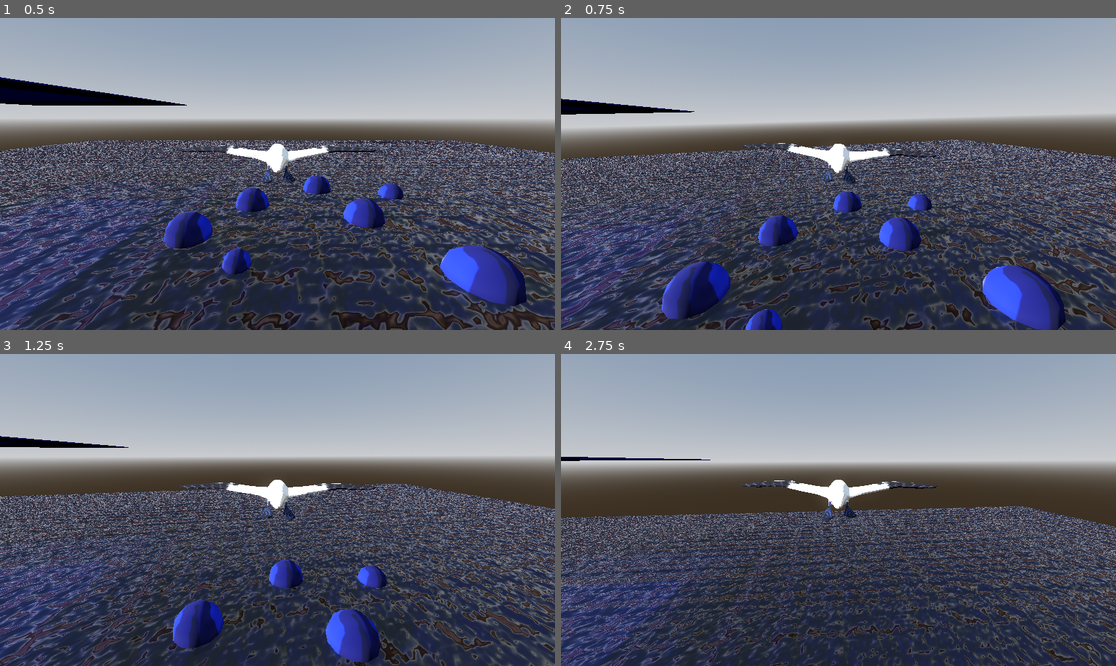
Above: before the commit, frames 1-4 (two rows, left to right).
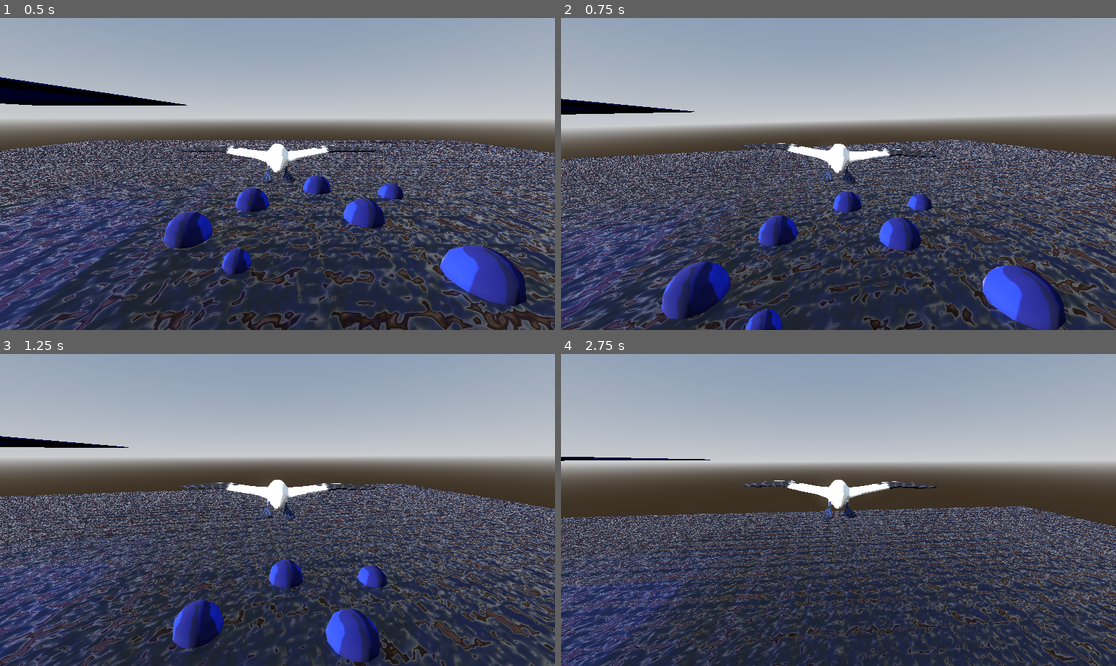
Above: after the commit, the same moments.

Repository: dreamfunicular/trianglegamejam26
Game: Godot game, scene res://BirdTestEnv.tscn
The game is run twice, just before and just after one commit, with the same random seed, the same clock (stepped at 60 frames per second) and the same inputs. The project has no main scene, so this scene is started directly. The engine's default icon, where the game draws it, is replaced by a stand-in: a white triangle on a blue panel in a dark square.
Inputs (mouse positions are in pixels of both pictures, inside the frame that each line leads up to):
- Up to frame 1 (0.5 s): no input
- Up to frame 2 (0.75 s): tap Enter (ui_accept) at 0.5, 0.6 s; move the mouse to (866, 174) at 0.52 s
- Up to frame 3 (1.25 s): tap Enter (ui_accept) at 0.77, 1.07 s
- Up to frame 4 (2.75 s): move the mouse to (810, 510) at 1.27 s; tap Enter (ui_accept) at 1.35, 1.52, 1.82, 2.1 s; move the mouse to (849, 503) at 2.02 s

Frame 1 is identical in both runs. In frame 2, 0.6% of the frame differs, in the area x 0-100%, y 26-100%; in frame 3, 3.4%; in frame 4, 8.3%, in the area x 0-100%, y 32-100%.

Commit message:
did some more touching up. this thing will need to be re felt out a lot lol

Diff:
--- a/Objects/Player/Player.tscn
+++ b/Objects/Player/Player.tscn
@@ -42,4 +42,3 @@
 current = true
 
 [node name="UnderwaterEffect" parent="." instance=ExtResource("3_cac6a")]
-script = null
--- a/Objects/Player/player.gd
+++ b/Objects/Player/player.gd
@@ -22,7 +22,8 @@
 @export var flightBlendPath: String
 @export var flappingBlendPath: String
 
-var in_water : bool = false
+var bird_in_water : bool = false
+var camera_in_water : bool = false
 
 func _ready():
 	Input.mouse_mode = Input.MOUSE_MODE_CAPTURED
@@ -36,7 +37,24 @@
 		pitch_pivot.rotate_x(-event.relative.y * MOUSE_SENSE)
 		roll += event.relative.x * ROLL_SENSE
 
+func update_state():
+	if (position.y < 0 && not bird_in_water):
+		bird_enter_water()
+
+	if (position.y > 0 && bird_in_water):
+		bird_exit_water()
+
+	if (camera.global_position.y < 0 && not camera_in_water):
+		camera_enter_water()
+
+	if (camera.global_position.y > 0 && camera_in_water):
+		camera_exit_water()
+
+
 func _physics_process(delta) -> void:
+	# updates all info about where the bird and the camera are
+	update_state()
+
 	var wing_amount = clamp(1.2 - pitch_pivot.global_transform.basis.z.normalized().y * 1.4, 0.0, 1.0)
 	model.get_anim_tree().set(flightBlendPath, wing_amount);
 	model.get_anim_tree().set(flappingBlendPath, 0)
@@ -45,29 +63,41 @@
 	model.rotation.z = -roll
 	rotation.z = -roll * CAMERA_ROLL_PERCENT
 
-	velocity.y += GRAV * delta
 
-	var desired_dir = -pitch_pivot.global_transform.basis.z
+	# flying bird only code
+	if not bird_in_water:
 
-	#var speed_weight = clamp(20.0 / max(velocity.length(), 1.0), 0.05, 1.0) * 0.9
-	var speed_weight = ease(min(velocity.length() / 20, 1.0), 0.3)
-	velocity = velocity.lerp(desired_dir * velocity.length(), speed_weight * 0.1 * 60 * delta)
+		velocity.y += GRAV * delta
 
-	#var dot_weight = velocity.normalized().dot(desired_dir.normalized())
+		var desired_dir = -pitch_pivot.global_transform.basis.z
 
-	if Input.is_action_just_pressed("ui_accept"):
-		velocity = (-transform.basis.z + pitch_pivot.transform.basis.y).normalized() * 30.0
+		#var speed_weight = clamp(20.0 / max(velocity.length(), 1.0), 0.05, 1.0) * 0.9
+		var speed_weight = ease(min(velocity.length() / 20, 1.0), 0.3)
+
+		var divespeed_coefficient = 1
+		if (desired_dir.normalized().y > 0):
+			divespeed_coefficient = 1 + desired_dir.normalized().y * 0.7
+
+		velocity = velocity.lerp(desired_dir * velocity.length(), divespeed_coefficient * speed_weight * 0.1 * 60 * delta)
 
 
 
-	if (position.y < 0 && not in_water):
-		enter_water()
+		#var dot_weight = velocity.normalized().dot(desired_dir.normalized())
 
-	if (position.y > 0 && in_water):
-		exit_water()
+		if Input.is_action_just_pressed("ui_accept"):
+			velocity = (-transform.basis.z + pitch_pivot.transform.basis.y).normalized() * 30.0
 
-	if in_water:
-		velocity.y = min(velocity.y + 1.5, 100)
+
+
+	# water bird
+	else:
+		pass
+		var pitch = pitch_pivot.global_transform.basis.z.normalized().y # -1 is straight up, 1 is straight down
+		velocity.y += pow(-position.y, 1.4)/150 * (6-pow(pitch+2, 1.4))
+		clampf(velocity.y, 0, 50)
+		# this math is kinda temp still but i like the vibe of it.
+		# basically the longer you stay pointed down the longer you go
+		# tthink about it like variable height jump from mario
 
 	move_and_slide()
 
@@ -76,8 +106,14 @@
 	$UnderwaterEffect.get_child(0).material.set_shader_parameter(param, value);
 
 
-func enter_water():
-	in_water = true
+func bird_enter_water():
+	bird_in_water = true
+
+func bird_exit_water():
+	bird_in_water = false
+
+func camera_enter_water():
+	camera_in_water = true
 
 	var tween = get_tree().create_tween()
 	tween.set_ease(tween.EASE_IN) # idk if this does anything
@@ -88,8 +124,8 @@
 
 	# do any sound adjustments
 
-func exit_water():
-	in_water = false
+func camera_exit_water():
+	camera_in_water = false
 
 	var tween = get_tree().create_tween()
 	tween.set_ease(tween.EASE_IN)
--- a/testing/underwater.gdshader
+++ b/testing/underwater.gdshader
@@ -15,6 +15,9 @@
 // The distance to offset by
 uniform float warp: hint_range(0.1, 20.0, 0.01) = 5.0;
 
+uniform sampler2D noiseA;
+uniform sampler2D noiseB;
+
 void fragment() {
 	vec2 uv = SCREEN_UV;
 	float time = TIME * speed;
@@ -23,7 +26,11 @@
 	uv.x += sin(s.x - s.y) * warp * 1e-3 * sin(s.y);
 	uv.y += cos(s.x - s.y) * warp * 1e-3 * cos(s.y);
 
-
+	vec2 offsetA = 0.02 * cos(uv - 0.3 * TIME) + 5.8 * TIME * vec2(0.04, 0.01);
+	vec2 offsetB = 0.09 * sin(uv + 2.4 * TIME) + 4.6 * TIME * vec2(-0.01, 0.03);
+	uv += vec2(-.9, -.4) * 0.03 * texture(noiseA, uv / 0.33 + offsetA).x;
+	uv += vec2(.9, -.1) * 0.02 * texture(noiseB, uv / 0.25 + offsetB).x;
+	uv += vec2(0.008, 0.0);
 
 	// actually load that UV now that we are done toying around with it
 	uv = mix(SCREEN_UV, uv, activate);
--- a/testing/underwater_effect.tscn
+++ b/testing/underwater_effect.tscn
@@ -1,7 +1,14 @@
-[gd_scene load_steps=4 format=3 uid="uid://dd68nbxyrey6x"]
+[gd_scene load_steps=6 format=3 uid="uid://dd68nbxyrey6x"]
 
 [ext_resource type="Shader" uid="uid://cyvwflxi8xwnq" path="res://testing/underwater.gdshader" id="1_82g3i"]
-[ext_resource type="Script" uid="uid://d0wss6v5r63rq" path="res://testing/underwater_effect.gd" id="1_522x8"]
+
+[sub_resource type="FastNoiseLite" id="FastNoiseLite_82g3i"]
+
+[sub_resource type="NoiseTexture2D" id="NoiseTexture2D_522x8"]
+noise = SubResource("FastNoiseLite_82g3i")
+seamless = true
+
+[sub_resource type="NoiseTexture2D" id="NoiseTexture2D_ooj1y"]
 
 [sub_resource type="ShaderMaterial" id="ShaderMaterial_ilhii"]
 shader = ExtResource("1_82g3i")
@@ -11,9 +18,10 @@
 shader_parameter/speed = 1.0
 shader_parameter/wave = 26.90000040084228
 shader_parameter/warp = 9.56999978981668
+shader_parameter/noiseA = SubResource("NoiseTexture2D_522x8")
+shader_parameter/noiseB = SubResource("NoiseTexture2D_ooj1y")
 
 [node name="UnderwaterEffect" type="CanvasLayer"]
-script = ExtResource("1_522x8")
 
 [node name="Shader" type="ColorRect" parent="."]
 material = SubResource("ShaderMaterial_ilhii")
